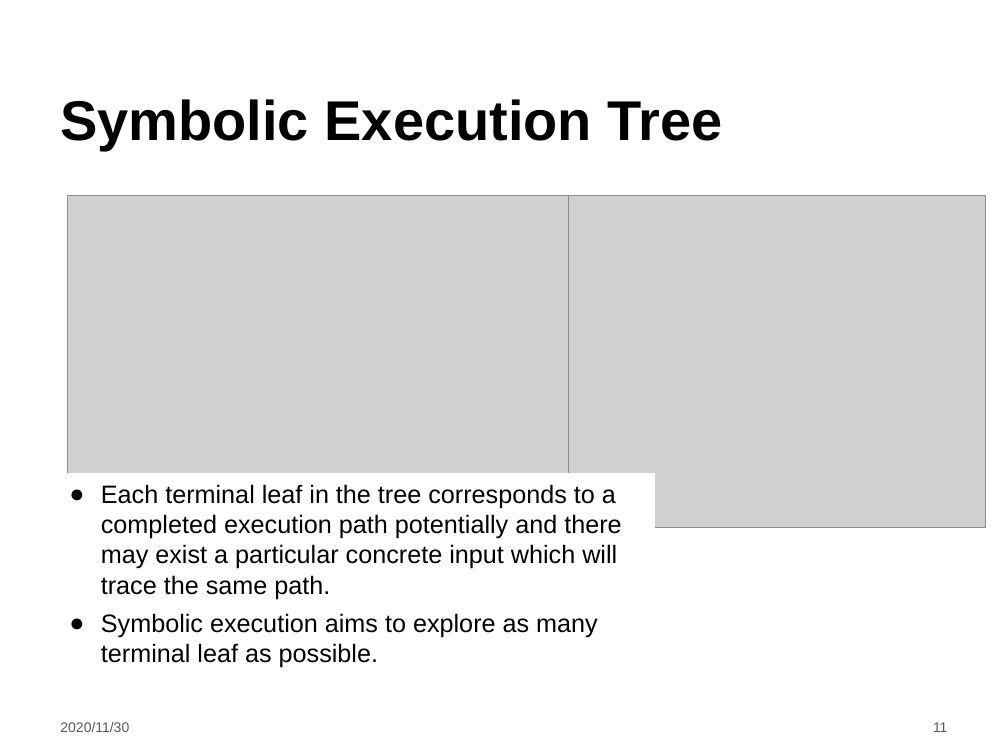
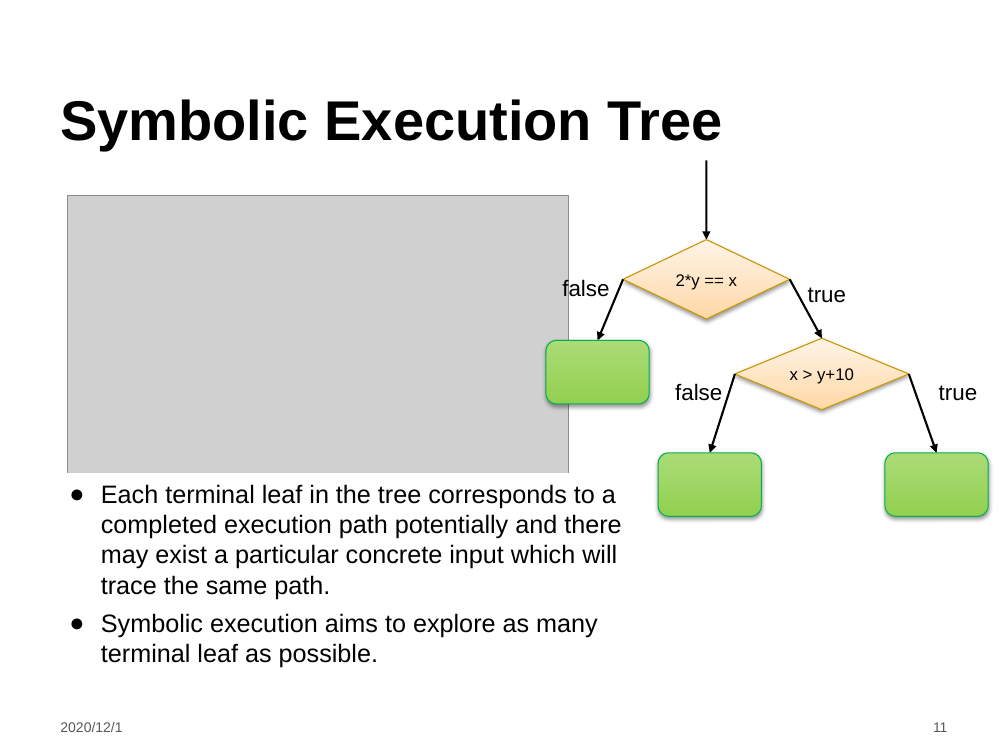
Before and after one commit to LintianShi/Research-Proposal, a slide deck: slide 11 of Symbolic_execution.pptx. Drawn at 1008x756 pixels with LibreOffice and Linux fonts; fonts in the diff are those of the drawing; grey boxes stand for pictures; background and template pictures are left out. Boxes give left, top, right and bottom in pixels: in the first picture for what was removed or moved away, otherwise in the second. Text is boxed around its words. In the diff, an @@ line names an element or a change of style, - is before the commit and + after.

```diff
--- a/Symbolic_execution.pptx
+++ b/Symbolic_execution.pptx
@@ arrow added from (707, 160) to (707, 240), #000000 1.5 pt @@
@@ picture removed at box(559, 196, 985, 528) @@
@@ diamond added at box(623, 240, 789, 320), fill gradient #FFD6A5 to #FFE2BF to #FFF3E7, outline #C89600 0.75 pt, 12 pt, text #000000 @@
+2*y == x
@@ text added at box(562, 278, 609, 301), 16 pt, text #000000 @@
+false
@@ arrow added from (623, 279) to (598, 341), #000000 1.5 pt @@
@@ arrow added from (789, 279) to (822, 339), #000000 1.5 pt @@
@@ text added at box(808, 287, 846, 303), 16 pt, text #000000 @@
+true
@@ rounded rectangle added at box(546, 341, 649, 404), fill gradient #92D050 to #ABDB77, outline #00B050 0.75 pt @@
@@ diamond added at box(735, 339, 909, 410), fill gradient #FFD6A5 to #FFE2BF to #FFF3E7, outline #C89600 0.75 pt, 12 pt, text #000000 @@
+x > y+10
@@ text added at box(675, 383, 722, 401), 16 pt, text #000000 @@
+false
@@ arrow added from (735, 374) to (710, 453), #000000 1.5 pt @@
@@ arrow added from (909, 374) to (936, 453), #000000 1.5 pt @@
@@ text added at box(939, 385, 977, 401), 16 pt, text #000000 @@
+true
@@ rounded rectangle added at box(658, 453, 761, 516), fill gradient #92D050 to #ABDB77, outline #00B050 0.75 pt @@
@@ rounded rectangle added at box(885, 453, 988, 516), fill gradient #92D050 to #ABDB77, outline #00B050 0.75 pt @@
@@ text at box(60, 722, 122, 732): text changed @@
-2020/11/30
+2020/12/1
```
Also in this commit, not shown: 17 other slides changed, 2 slides added.
